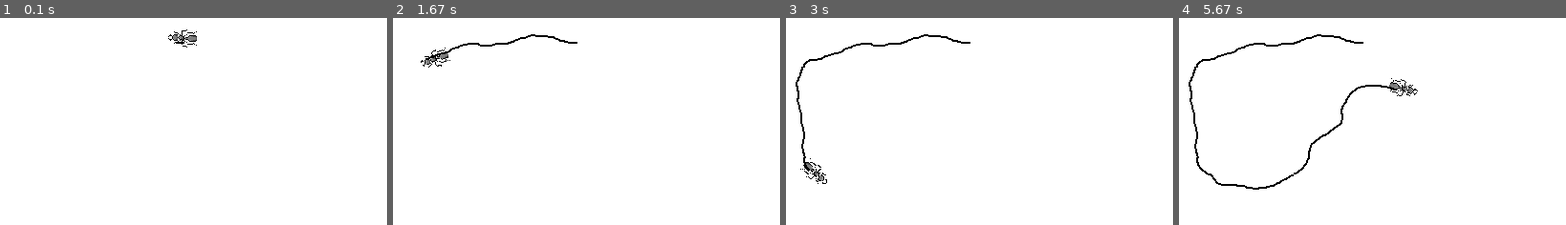
Above: before the commit, frames 1-4 (left to right).
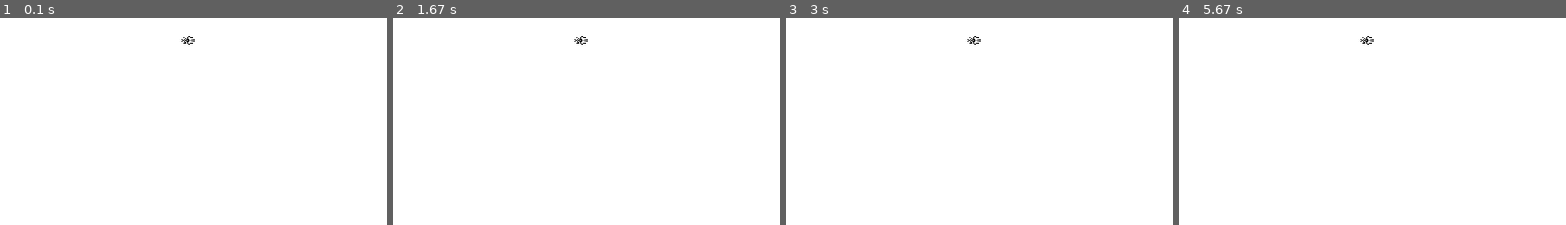
Above: after the commit, the same moments.

Repository: wschopohl/fuh-ants
Game: pygame game, started from code/ant_roaming.py
Two runs of this game, one before a commit and one after it. Both use one fixed random seed, a clock stepped at 60 frames per second and the inputs below.
Inputs:
- Up to frame 1 (0.1 s): no input
- Up to frame 2 (1.67 s): no input
- Up to frame 3 (3 s): no input
- Up to frame 4 (5.67 s): no input

The runs differ from the first frame. In frame 1, 0.2% of the frame differs, in the area x 43-51%, y 5-15%; in frame 2, 0.6%; in frame 3, 1.0%; in frame 4, 1.6%, in the area x 2-62%, y 7-83%.

Commit message:
Created new "Ant" Class. Next: Move Code to Class

Diff:
--- a/code/ant_roaming.py
+++ b/code/ant_roaming.py
@@ -7,8 +7,6 @@
 # Define Colors in RGB
 WHITE = (255, 255, 255)
 BLACK = (0, 0, 0)
-
-
 
 # Create Window
 pygame.init()
@@ -24,8 +22,8 @@
 pygame.display.set_caption("Ant Simulation")
 
 # Ant-Image WIDTH and HEIGHT Setting
-ANT_IMAGE_WIDTH = 20
-ANT_IMAGE_HEIGHT = 30
+ANT_IMAGE_WIDTH = 10
+ANT_IMAGE_HEIGHT = 15
 
 window = pygame.display.set_mode((WIDTH, HEIGHT))
 
@@ -43,34 +41,12 @@
 clock = pygame.time.Clock()
 
 
-class Pheromone:
-    def __init__(self, x, y, size):
-        self.x = x
-        self.y = y
-        self.size = size
-        self.colour = (BLACK)
-        self.thickness = 1
+class Ant:
+    def __init__():
+        print("test")
 
-    def display(self):
-        pygame.draw.circle(window, self.colour, (self.x, self.y), self.size, self.thickness)
-
-
-def main():
-
-    ant_pos = [WIDTH/2, HEIGHT/2]
-    last_update_time = time.time()
-    pheromone_time = time.time()
-
-    angle = 0
-
-    pheromone_positions = []
-
-    run = True
-    while run:
-        clock.tick(FPS)
-        for event in pygame.event.get():
-            if event.type == pygame.QUIT:
-                run = False
+    def update(self):
+        last_update_time = time.time()
 
         # Calculate how long its been since the last update
         current_time = time.time()
@@ -87,6 +63,37 @@
         ant_pos[0] += vel_x * elapsed
         ant_pos[1] += vel_y * elapsed
 
+
+class Pheromone:
+    def __init__(self, x, y, size):
+        self.x = x
+        self.y = y
+        self.size = size
+        self.colour = (BLACK)
+        self.thickness = 1
+
+    def display(self):
+        pygame.draw.circle(window, self.colour, (self.x, self.y), self.size, self.thickness)
+
+
+def main():
+
+    ant_pos = [WIDTH/2, HEIGHT/2]
+
+    pheromone_time = time.time()
+
+    angle = 0
+
+    pheromone_positions = []
+
+    ants = []
+
+    run = True
+    while run:
+        clock.tick(FPS)
+        for event in pygame.event.get():
+            if event.type == pygame.QUIT:
+                run = False
         # Drawing
 
         '''START: ADD COLLISION DETECTION USING PYGAME COLLISION FUNCTIONS HERE'''
@@ -117,6 +124,9 @@
 
         window.blit(ROTATED_ANT_IMAGE, ANT_IMAGE_RECT)
 
+        for ant in ants:
+            print("test")
+
         # Draw Pheromone-Trails
 
         for position in pheromone_positions:
